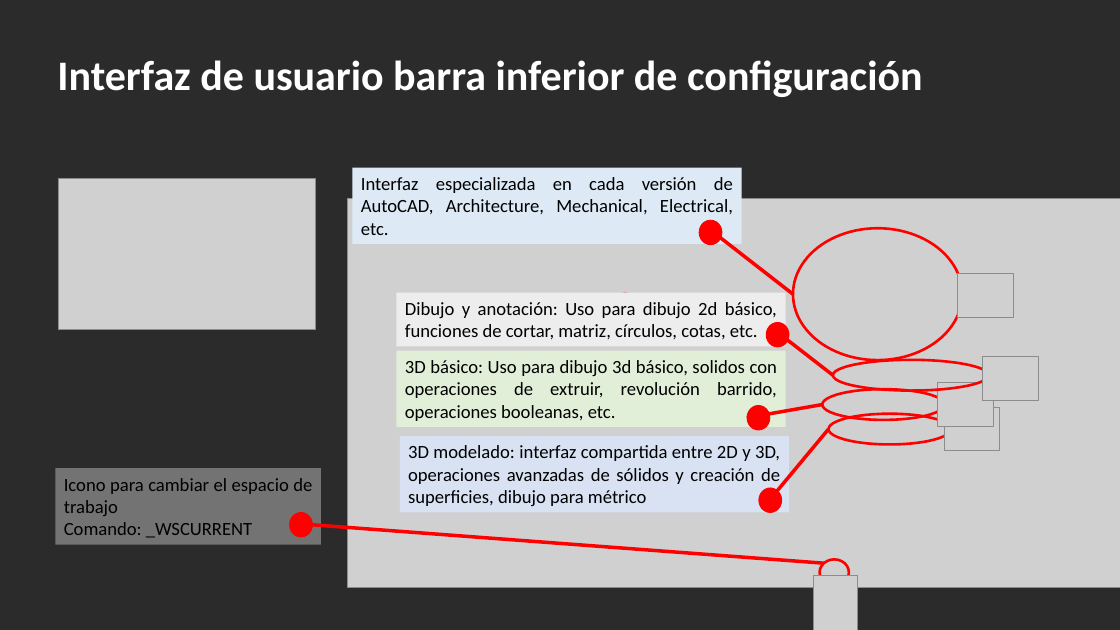
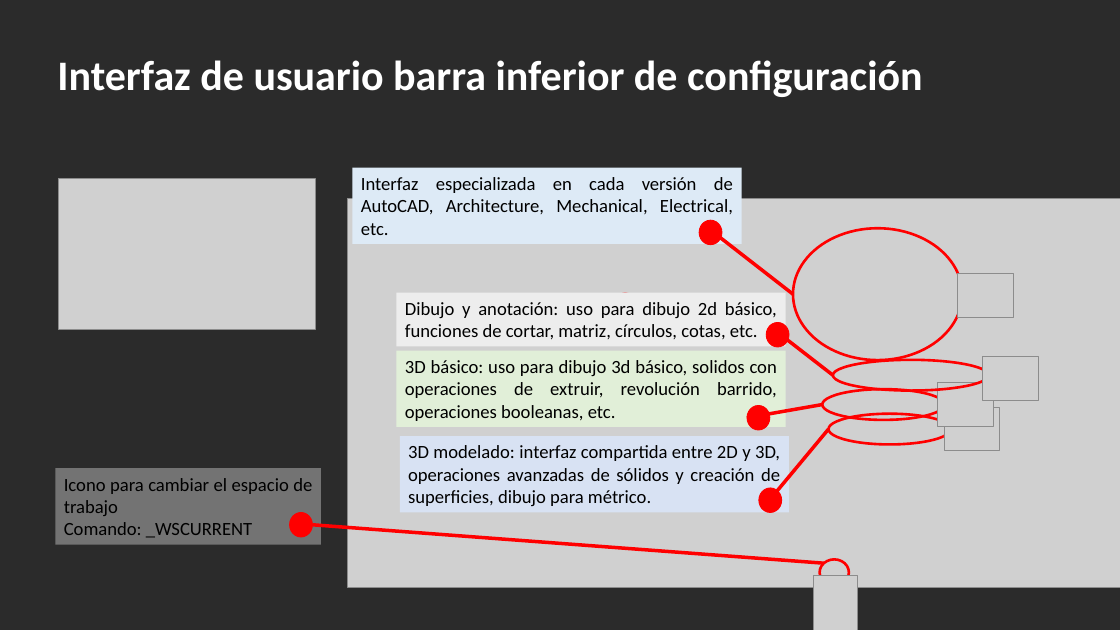
Before and after one commit to ECORED-SENA/DISENOS_PLANOS_AUTOCAD_2D_CF1, a slide deck: slide 1 of public/downloads/Anexo1.pptx. Drawn at 1120x630 pixels with LibreOffice and Linux fonts; fonts in the diff are those of the drawing; grey boxes stand for pictures; background and template pictures are left out; a plain dark background stands for a picture behind light text. Boxes give left, top, right and bottom in pixels: in the first picture for what was removed or moved away, otherwise in the second. Text is boxed around its words. In the diff, an @@ line names an element or a change of style, - is before the commit and + after.

```diff
--- a/public/downloads/Anexo1.pptx
+++ b/public/downloads/Anexo1.pptx
@@ text in rectangle at (405,302,777,339): text changed @@
-Dibujo y anotación: Uso para dibujo 2d básico, funciones de cortar, matriz, círculos, cotas, etc.
+Dibujo y anotación: uso para dibujo 2d básico, funciones de cortar, matriz, círculos, cotas, etc.
@@ text in rectangle at (405,360,777,421): text changed @@
-3D básico: Uso para dibujo 3d básico, solidos con operaciones de extruir, revolución barrido, operaciones booleanas, etc.
+3D básico: uso para dibujo 3d básico, solidos con operaciones de extruir, revolución barrido, operaciones booleanas, etc.
@@ text in rectangle at (408,445,780,506): text changed @@
-3D modelado: interfaz compartida entre 2D y 3D, operaciones avanzadas de sólidos y creación de superficies, dibujo para métrico
+3D modelado: interfaz compartida entre 2D y 3D, operaciones avanzadas de sólidos y creación de superficies, dibujo para métrico.
```
Also in this commit, not shown: 1 other slide changed, 3 other files.
